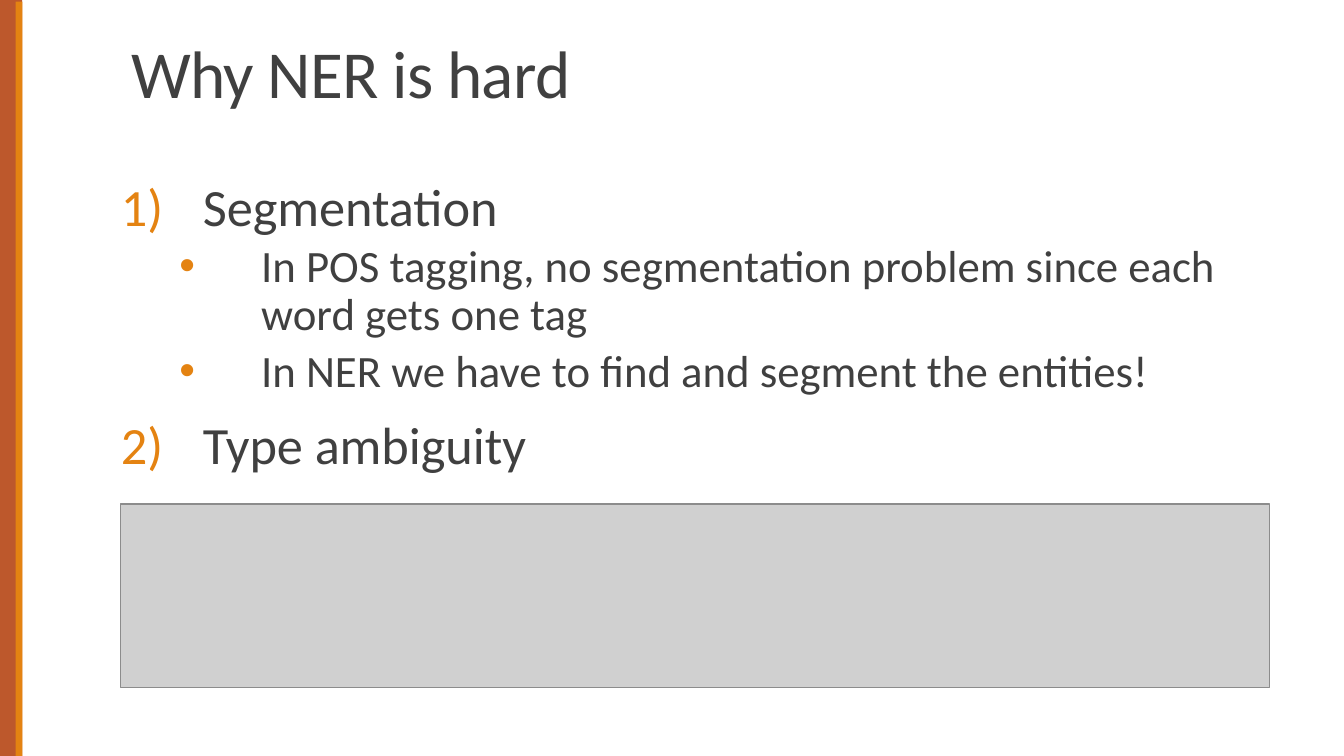
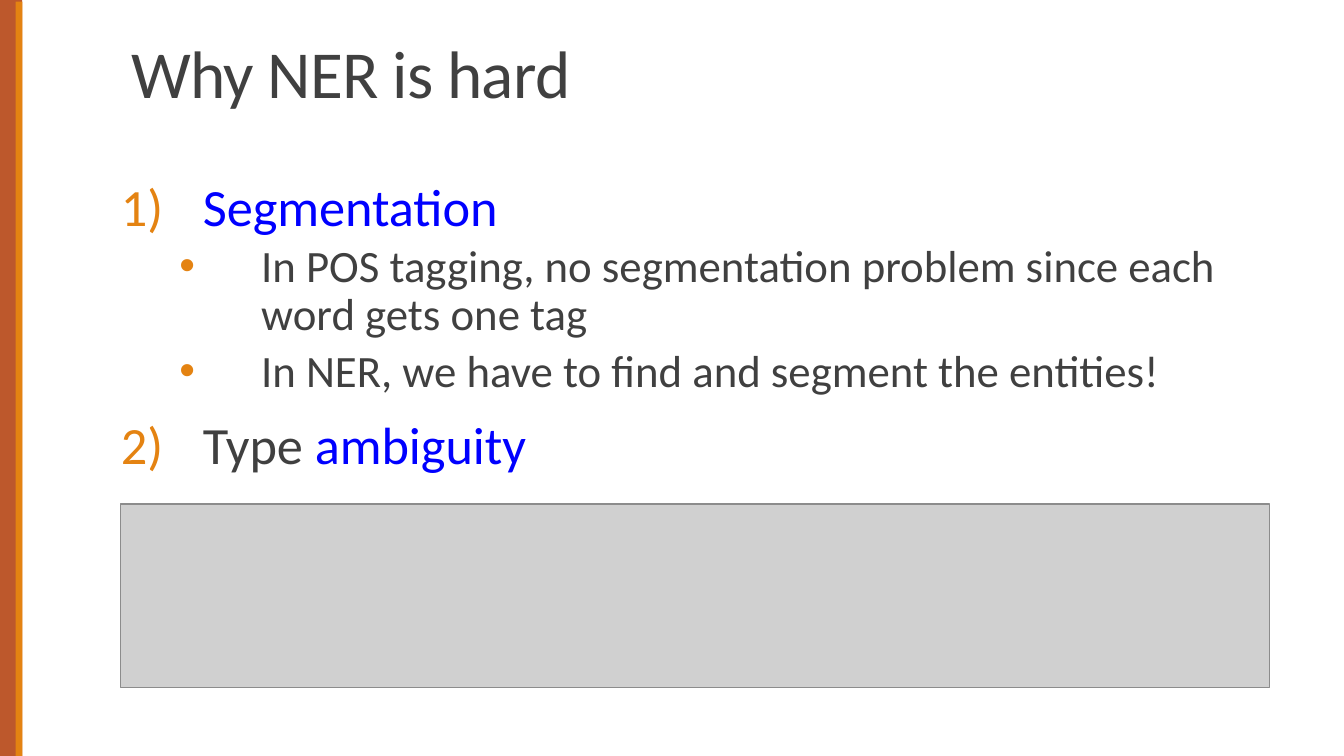
Before and after one commit to chriswjh/chriswjh.github.io, a slide deck: slide 38 of NLP_TM/17-POSNER.pptx. Drawn at 1344x756 pixels with LibreOffice and Linux fonts; fonts in the diff are those of the drawing; grey boxes stand for pictures. Boxes give left, top, right and bottom in pixels: in the first picture for what was removed or moved away, otherwise in the second. Text is boxed around its words. In the diff, an @@ line names an element or a change of style, - is before the commit and + after.

```diff
--- a/NLP_TM/17-POSNER.pptx
+++ b/NLP_TM/17-POSNER.pptx
@@ text at (x1=203, y1=190, x2=526, y2=473): text colour #404040 to #0000FF in "Segmentation", "ambiguity" @@
@@ text at (x1=261, y1=356, x2=1159, y2=395): text changed @@
-  • In NER we have to find and segment the entities!
+  • In NER, we have to find and segment the entities!
```
Also in this commit, not shown: 14 other slides changed, 4 other files.
